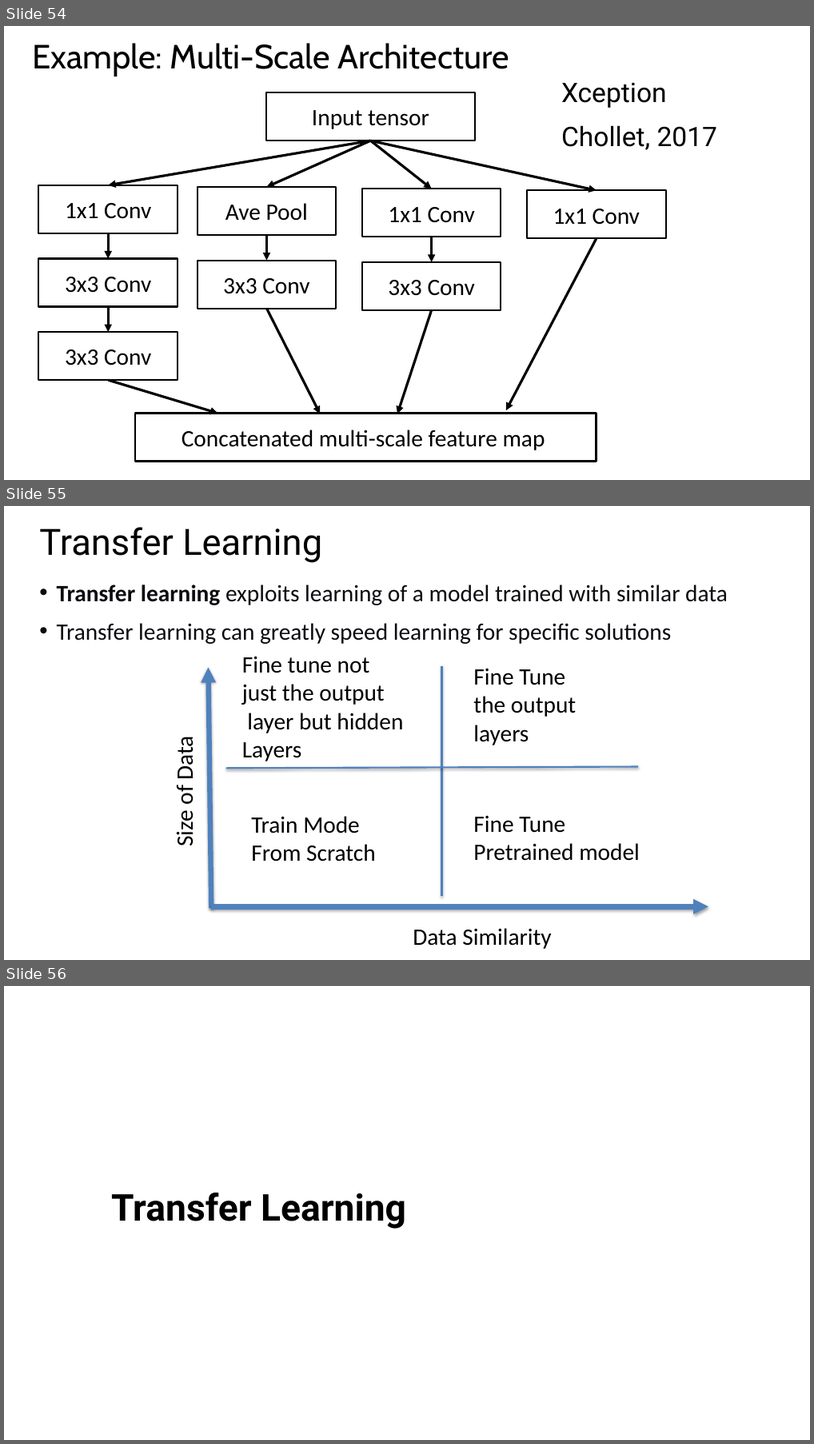
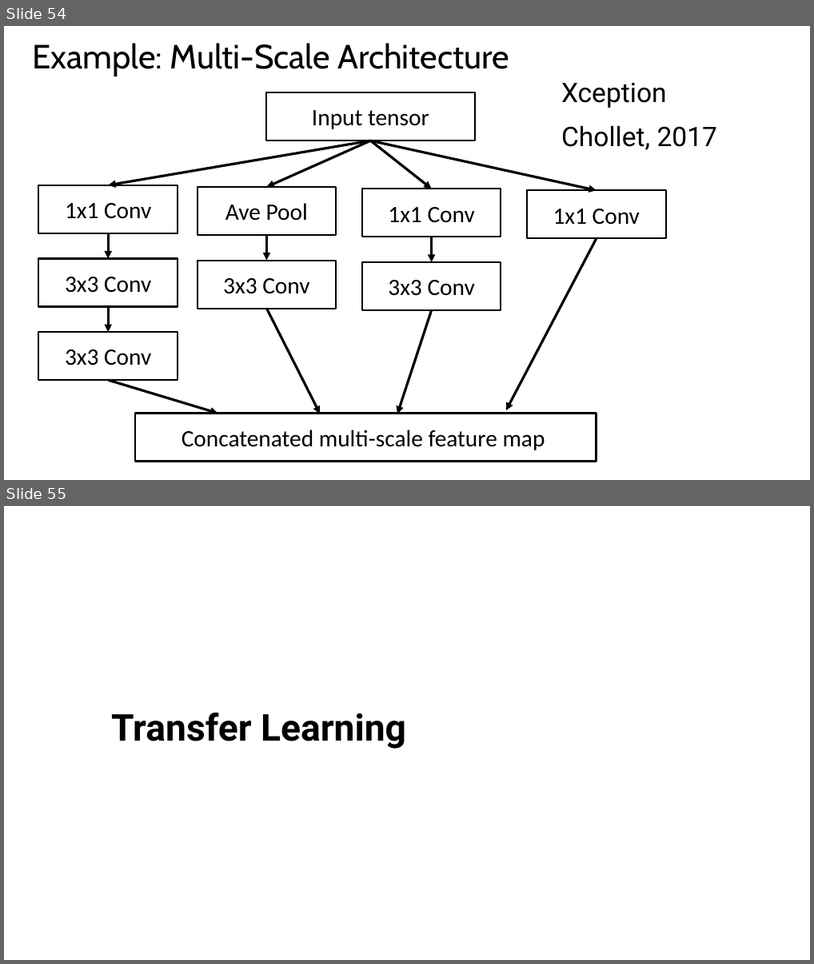
Before and after one commit to StephenElston/CSCI-E25, a slide deck: Slides/6_ConvolutionalNNs.pptx. Shown one above the other, each under a label of ours: slides 54, 55 and 56 before the commit, slides 54 and 55 after it. The pictures are 814x1444 and 814x964 pixels, drawn with LibreOffice and Linux fonts; fonts in the diff are those of the drawing; background and template pictures are left out. Boxes give left, top, right and bottom in pixels: in the first picture for what was removed or moved away, otherwise in the second. Text is boxed around its words. In the diff, an @@ line names an element or a change of style, - is before the commit and + after.

Commit message:
Corrected slides

```diff
--- a/Slides/6_ConvolutionalNNs.pptx
+++ b/Slides/6_ConvolutionalNNs.pptx
@@ slide 55 removed at <box>4,506,810,960</box>, background #FFFFFF @@
@@ text removed at <box>39,527,322,563</box> @@
-Transfer Learning
@@ text removed at <box>57,584,728,644</box> @@
-• Transfer learning exploits learning of a model trained with similar data
-• Transfer learning can greatly speed learning for specific solutions
@@ arrow removed from (211, 908) to (209, 668) @@
@@ text removed at <box>242,656,403,761</box> @@
-Fine tune not
-just the output
-layer but hidden
-Layers
@@ line removed from (442, 666) to (442, 896) @@
@@ text removed at <box>474,668,576,745</box> @@
-Fine Tune
-the output
-layers
@@ text removed at <box>170,740,199,845</box> @@
-Size of Data
@@ line removed from (226, 768) to (638, 767) @@
@@ text removed at <box>251,816,376,861</box> @@
-Train Mode
-From Scratch
@@ text removed at <box>474,816,640,860</box> @@
-Fine Tune
-Pretrained model
@@ arrow removed from (211, 907) to (709, 907) @@
@@ text removed at <box>413,928,551,948</box> @@
-Data Similarity
@@ what was slide 56 is now slide 55 @@
```
